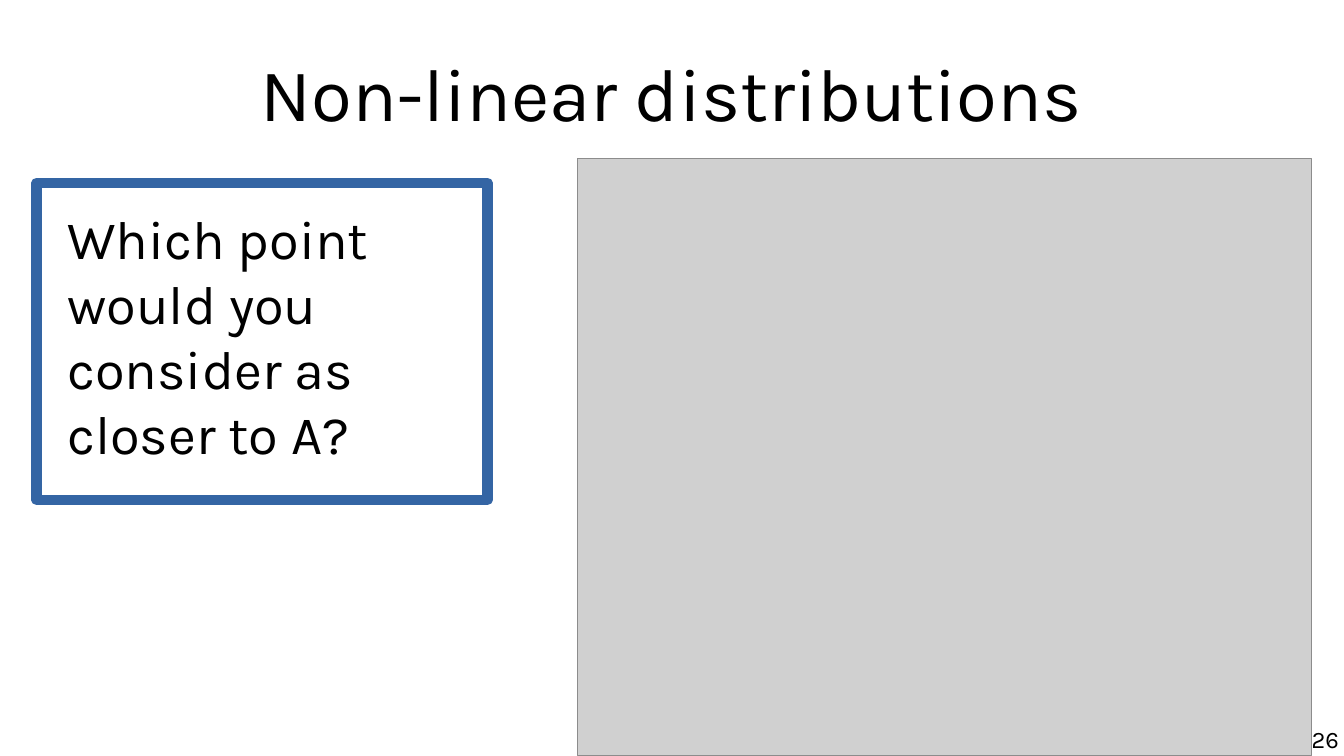
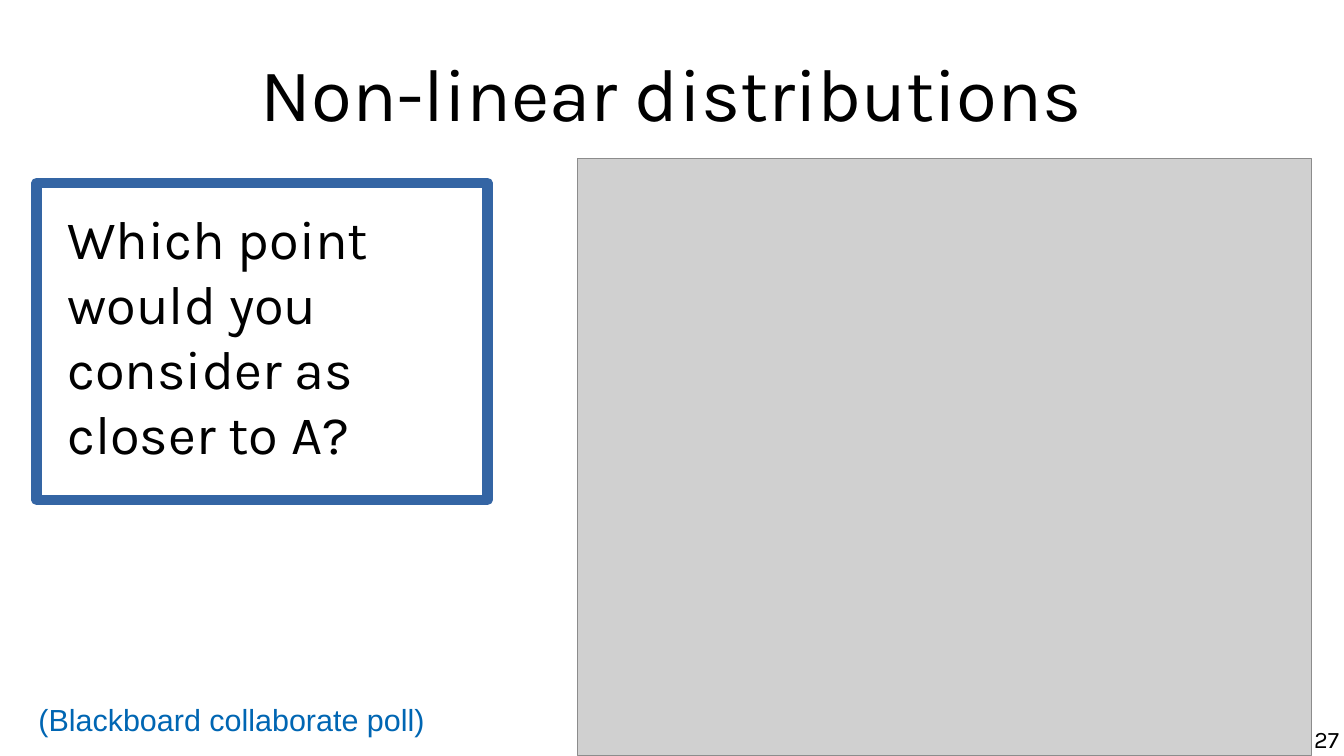
Before and after one commit to chatox/data-mining-course, a slide deck: slide 27 of theory/tt06_sim_numerical.odp (slide 26 before the commit). Drawn at 1344x756 pixels with LibreOffice and Linux fonts; fonts in the diff are those of the drawing; grey boxes stand for pictures. Boxes give left, top, right and bottom in pixels: in the first picture for what was removed or moved away, otherwise in the second. Text is boxed around its words. In the diff, an @@ line names an element or a change of style, - is before the commit and + after.

```diff
--- a/theory/tt06_sim_numerical.odp
+++ b/theory/tt06_sim_numerical.odp
@@ text added at [38,709,425,737], 18 pt, text #0066B3 @@
+(Blackboard collaborate poll)
@@ page number at [1314,733,1339,748]: text changed @@
-26
+27
```
Also in this commit, not shown: 4 other slides changed, 1 slide added, 2 other files.
